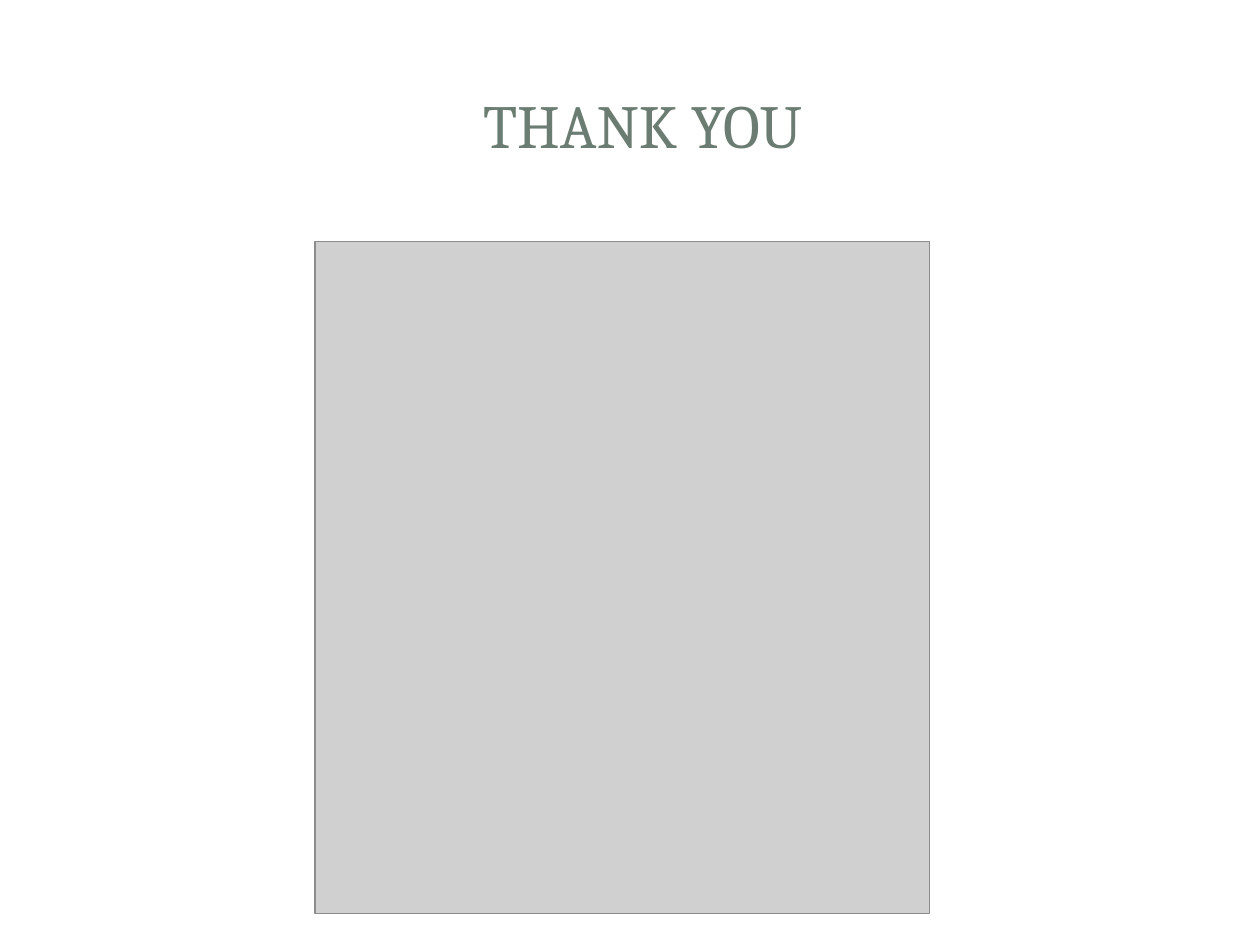
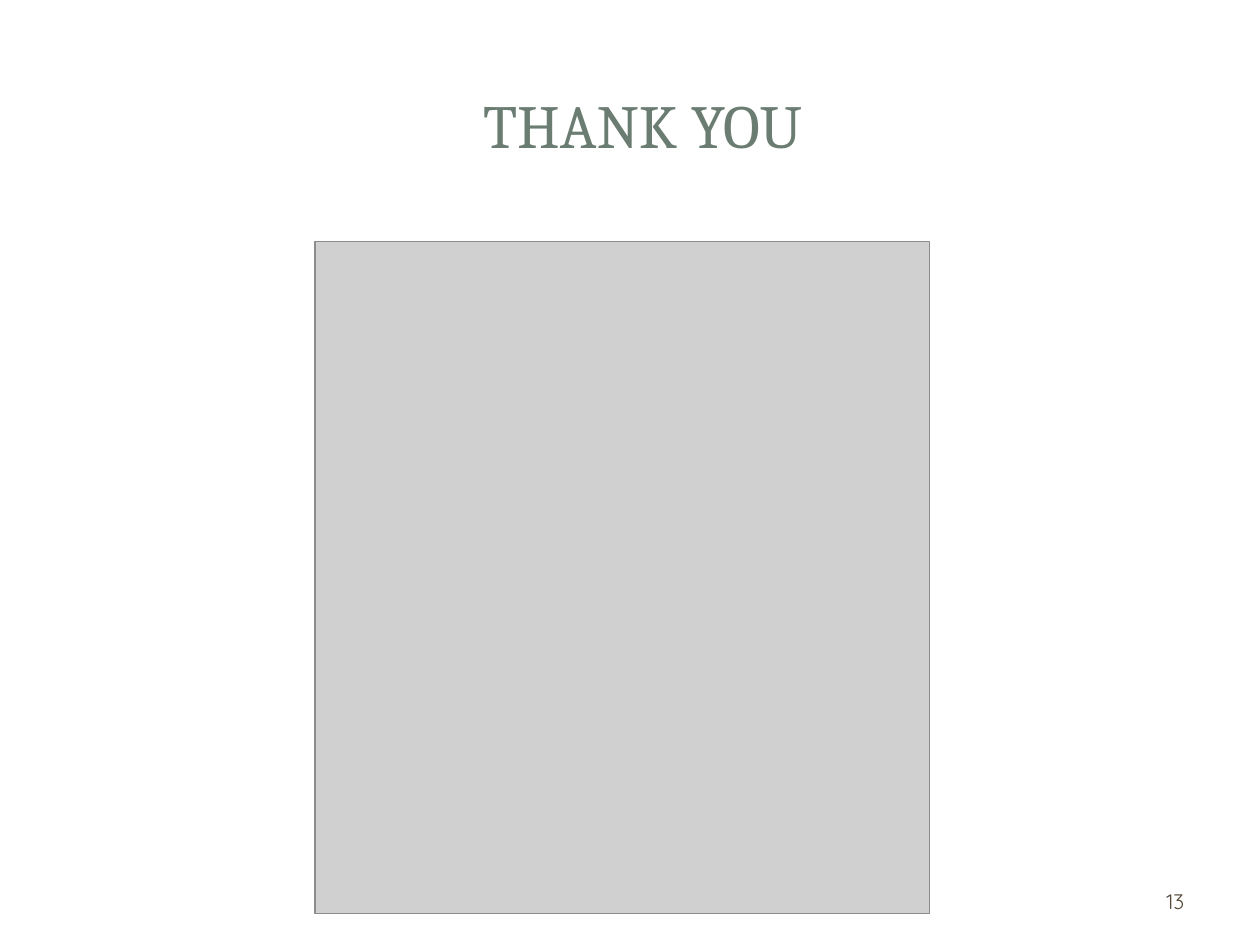
Before and after one commit to HadiJibbawi/uploads, a slide deck: slide 13 of VANET.pptx (slide 7 before the commit). Drawn at 1260x945 pixels with LibreOffice and Linux fonts; fonts in the diff are those of the drawing; grey boxes stand for pictures; background and template pictures are left out. Boxes give left, top, right and bottom in pixels: in the first picture for what was removed or moved away, otherwise in the second. Text is boxed around its words. In the diff, an @@ line names an element or a change of style, - is before the commit and + after.

```diff
--- a/VANET.pptx
+++ b/VANET.pptx
@@ page number added at [1166,894,1184,909], 12 pt, text #564B3C @@
+13
```
Also in this commit, not shown: 3 other slides changed, 8 slides added, 2 slides removed.
